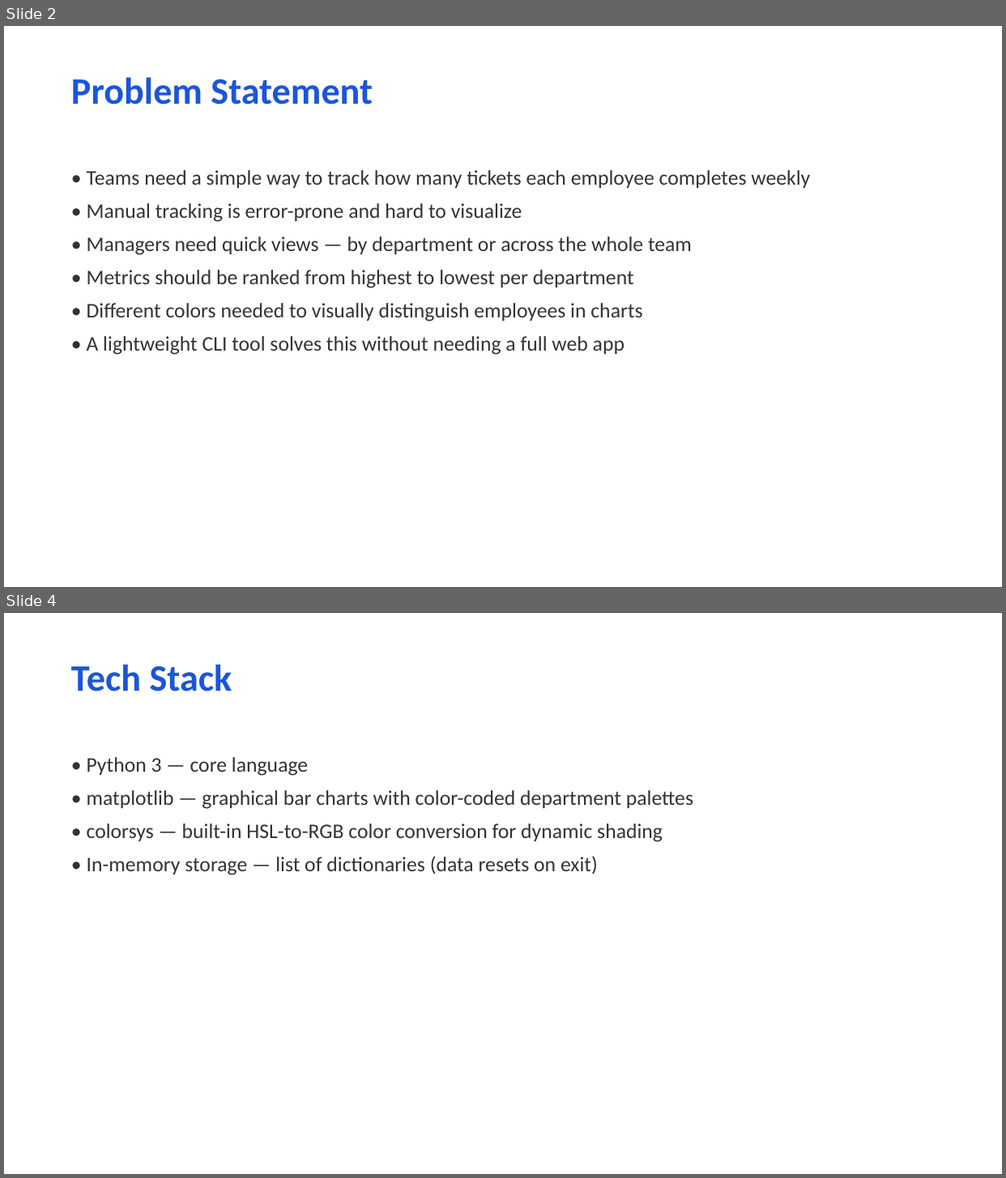
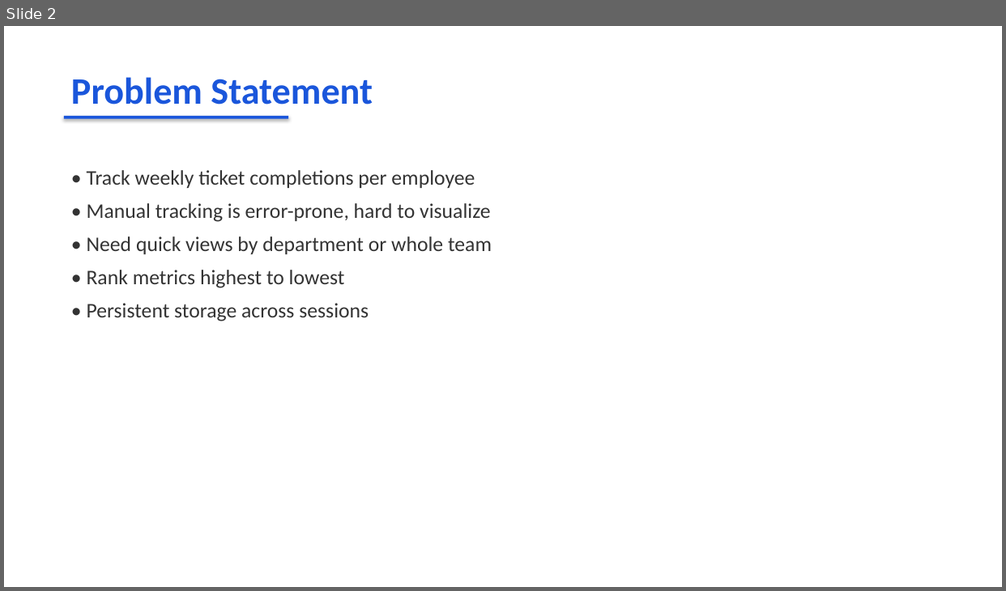
Before and after one commit to Belvah/employees-records-system, a slide deck: Employee_Records_System_Presentation.pptx. Shown one above the other, each under a label of ours: slides 2 and 4 before the commit, slide 2 after it; the slides between them are not shown. The pictures are 1006x1178 and 1006x591 pixels, drawn with LibreOffice and Linux fonts; fonts in the diff are those of the drawing. Boxes give left, top, right and bottom in pixels: in the first picture for what was removed or moved away, otherwise in the second. Text is boxed around its words. In the diff, an @@ line names an element or a change of style, - is before the commit and + after.

```diff
--- a/Employee_Records_System_Presentation.pptx
+++ b/Employee_Records_System_Presentation.pptx
@@ slide 4 removed at (x1=4, y1=613, x2=1002, y2=1174), background #FFFFFF @@
@@ text removed at (x1=71, y1=664, x2=232, y2=692) @@
-Tech Stack
@@ text removed at (x1=87, y1=757, x2=693, y2=875) @@
-• Python 3 — core language
-• matplotlib — graphical bar charts with color-coded department palettes
-• colorsys — built-in HSL-to-RGB color conversion for dynamic shading
-• In-memory storage — list of dictionaries (data resets on exit)
@@ slide 2 changed as well @@
@@ rectangle added at (x1=64, y1=116, x2=288, y2=119), fill #1A56DB @@
@@ text at (x1=87, y1=170, x2=492, y2=322): text changed @@
-• Teams need a simple way to track how many tickets each employee completes weekly
-• Manual tracking is error-prone and hard to visualize
-• Managers need quick views — by department or across the whole team
-• Metrics should be ranked from highest to lowest per department
-• Different colors needed to visually distinguish employees in charts
-• A lightweight CLI tool solves this without needing a full web app
+• Track weekly ticket completions per employee
+• Manual tracking is error-prone, hard to visualize
+• Need quick views by department or whole team
+• Rank metrics highest to lowest
+• Persistent storage across sessions
```
Also in this commit, not shown: 10 other slides changed, 5 slides added, 3 other slides removed, 8 other files.
